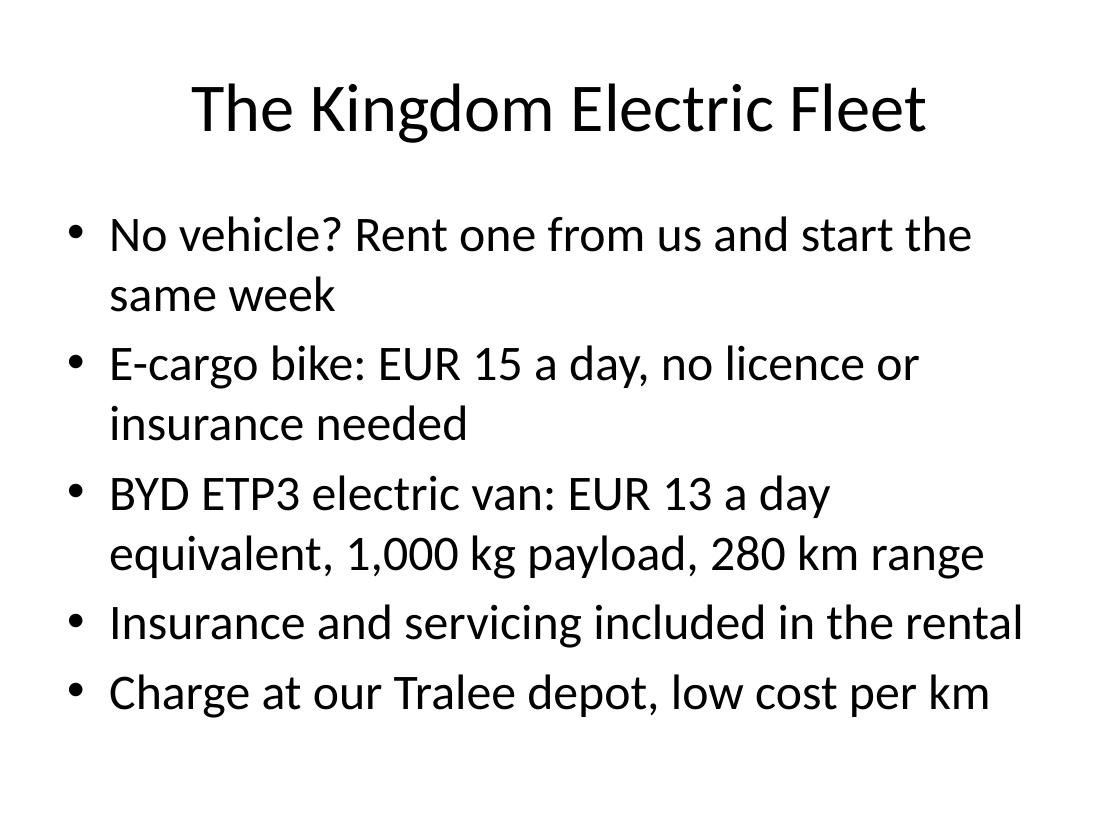
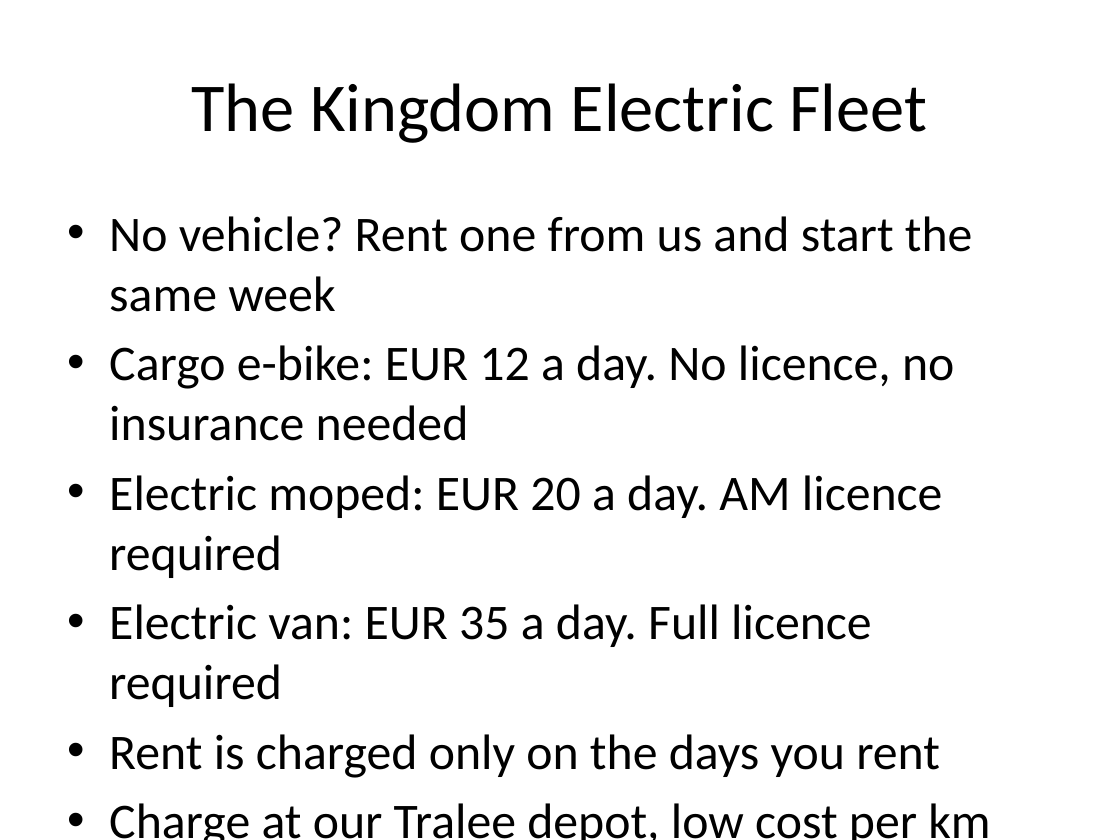
Before and after one commit to mazinzein5-netizen/kog-patch, a slide deck: slide 6 of docs/KOG-COURIER-CAREERS-ELECTRIC-FLEET-2026-10-09.pptx. Drawn at 1120x840 pixels with LibreOffice and Linux fonts; fonts in the diff are those of the drawing. Boxes give left, top, right and bottom in pixels: in the first picture for what was removed or moved away, otherwise in the second. Text is boxed around its words. In the diff, an @@ line names an element or a change of style, - is before the commit and + after.

Commit message:
Fix courier fleet rental prices to verified rates

```diff
--- a/docs/KOG-COURIER-CAREERS-ELECTRIC-FLEET-2026-10-09.pptx
+++ b/docs/KOG-COURIER-CAREERS-ELECTRIC-FLEET-2026-10-09.pptx
@@ text at (109, 345, 954, 778): text changed @@
-• E-cargo bike: EUR 15 a day, no licence or insurance needed
-• BYD ETP3 electric van: EUR 13 a day equivalent, 1,000 kg payload, 280 km range
-• Insurance and servicing included in the rental
+• Cargo e-bike: EUR 12 a day. No licence, no insurance needed
+• Electric moped: EUR 20 a day. AM licence required
+• Electric van: EUR 35 a day. Full licence required
+• Rent is charged only on the days you rent
```
Also in this commit, not shown: 2 other slides changed.
